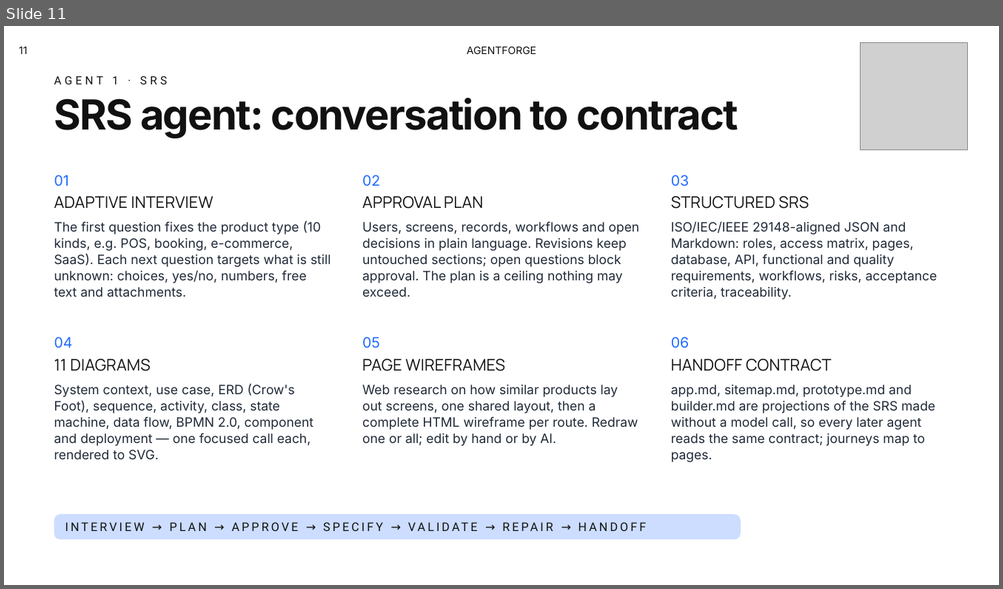
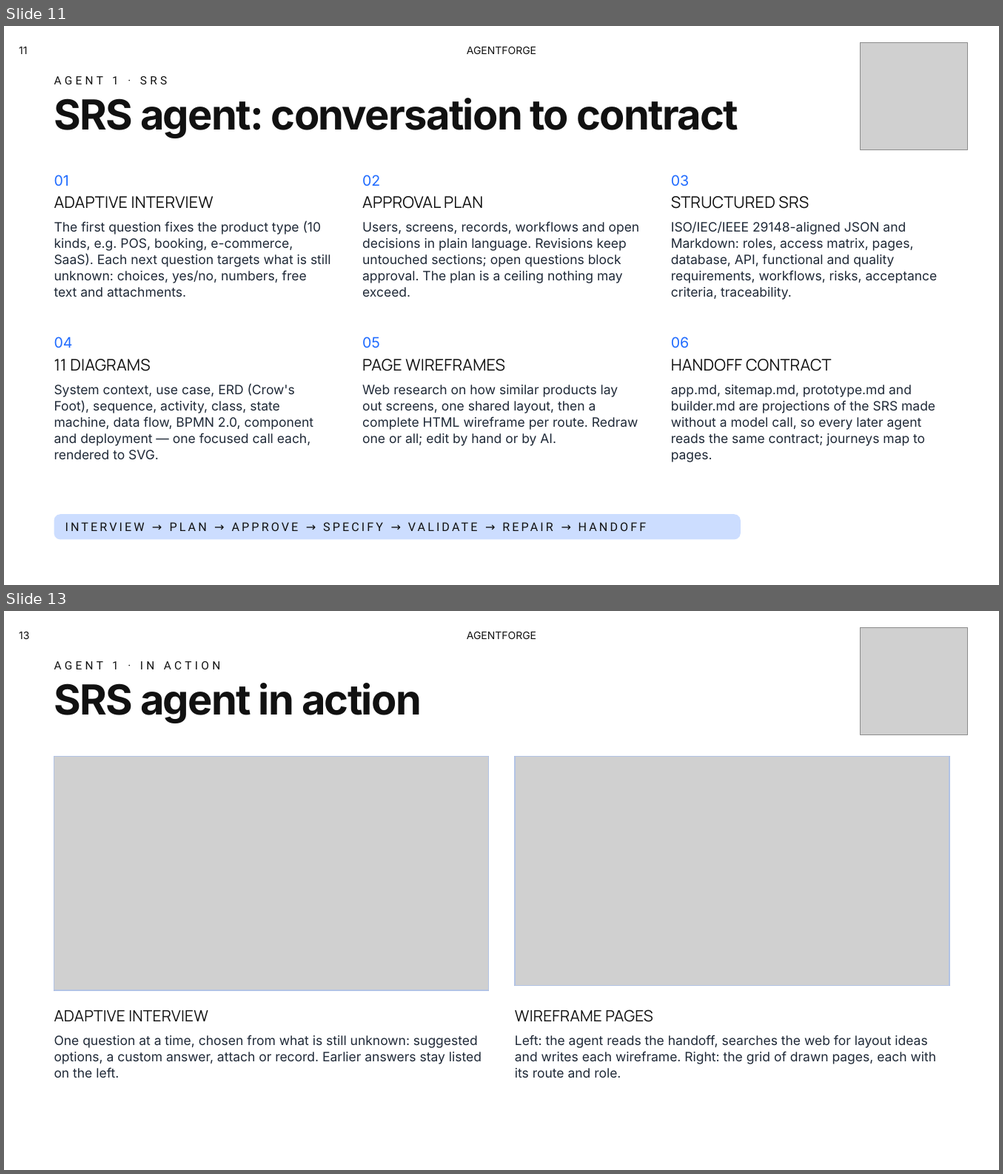
Before and after one commit to Ravindu200232/agentforge-studio, a slide deck: docs/presentation/AgentForge-PP2.pptx. Shown one above the other, each under a label of ours: slide 11 before the commit, slides 11 and 13 after it; the slides between them are not shown. The pictures are 1003x589 and 1003x1174 pixels, drawn with LibreOffice and Linux fonts; fonts in the diff are those of the drawing; grey boxes stand for pictures; background and template pictures are left out. Boxes give left, top, right and bottom in pixels: in the first picture for what was removed or moved away, otherwise in the second. Text is boxed around its words. In the diff, an @@ line names an element or a change of style, - is before the commit and + after.

```diff
--- a/docs/presentation/AgentForge-PP2.pptx
+++ b/docs/presentation/AgentForge-PP2.pptx
@@ slide 13 added at [4,611,999,1170], background picture (left out) @@
@@ text added at [19,631,29,639], 10 pt, text #111111 @@
+13
@@ text added at [466,631,536,639], 10 pt, text #111111 @@
+AGENTFORGE
@@ picture added at [859,627,967,735] @@
@@ text added at [54,661,220,669], 11 pt, text #111111 @@
+AGENT 1 · IN ACTION
@@ text added at [54,683,421,723], 40 pt, text #111111, bold @@
+SRS agent in action
@@ picture added at [54,757,489,991] @@
@@ rectangle added at [54,757,489,991], outline #B2C3E5 1 pt @@
@@ picture added at [515,757,949,986] @@
@@ rectangle added at [515,757,949,986], outline #B2C3E5 1 pt @@
@@ text added at [515,1010,652,1022], 15 pt, text #111111 @@
+WIREFRAME PAGES
@@ text added at [54,1011,208,1022], 15 pt, text #111111 @@
+ADAPTIVE INTERVIEW
@@ text added at [54,1035,481,1079], 12.5 pt, text #1F2937 @@
+One question at a time, chosen from what is still unknown: suggested options, a custom answer, attach or record. Earlier answers stay listed on the left.
@@ text added at [515,1035,936,1079], 12.5 pt, text #1F2937 @@
+Left: the agent reads the handoff, searches the web for layout ideas and writes each wireframe. Right: the grid of drawn pages, each with its route and role.
```
Also in this commit, not shown: 17 slides changed, 1 other slide added.
